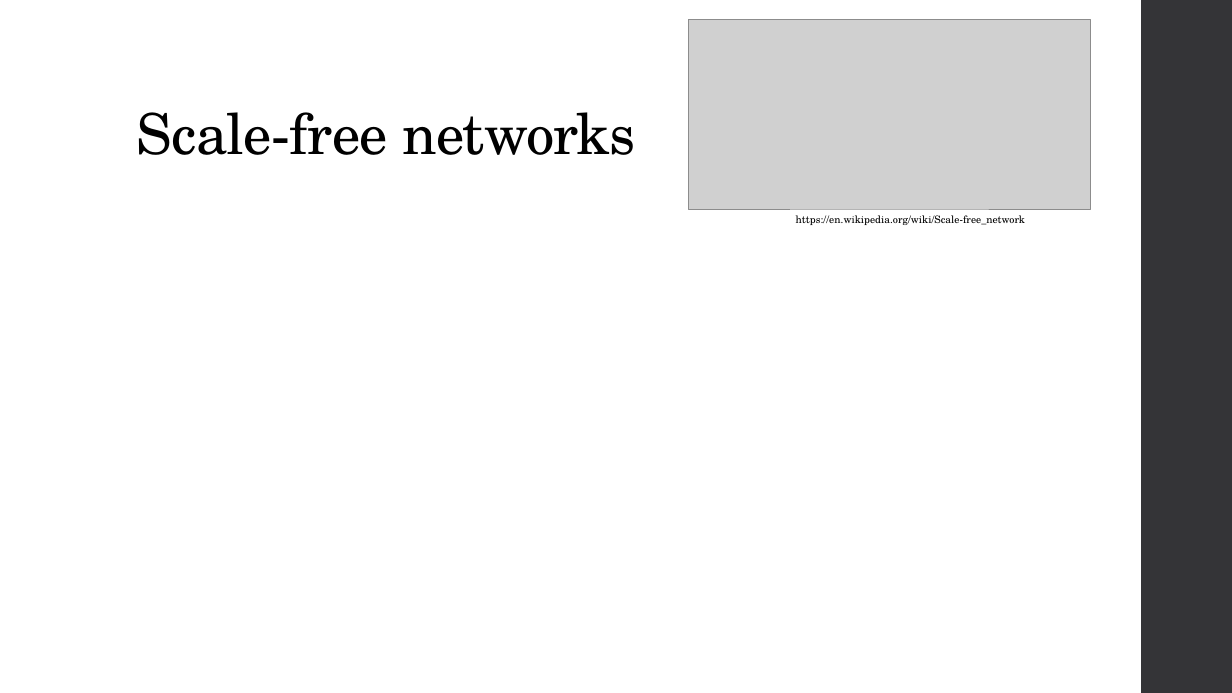
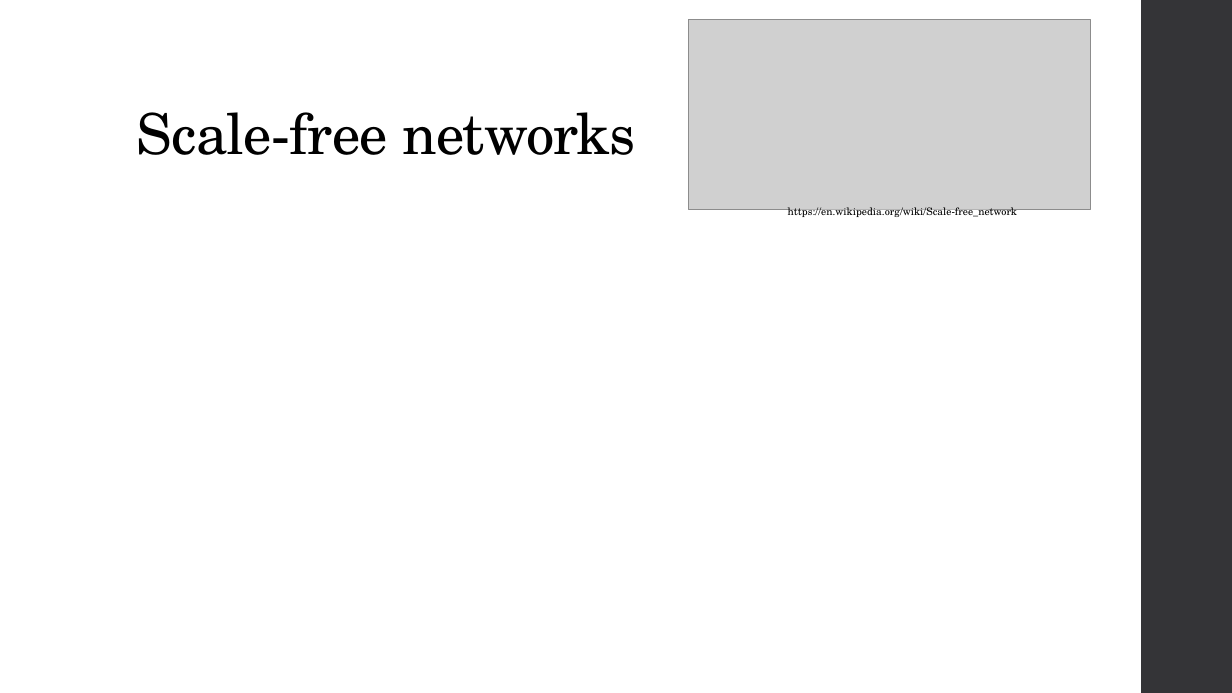
Before and after one commit to JefreyHildebrandt/UCF-Schoolwork, a slide deck: slide 6 of CAP6675 - Complex Adaptive Systems/EmergenceOfScalingPresentation/PresentationDraft2.pptx. Drawn at 1232x693 pixels with LibreOffice and Linux fonts; fonts in the diff are those of the drawing; grey boxes stand for pictures. Boxes give left, top, right and bottom in pixels: in the first picture for what was removed or moved away, otherwise in the second. Text is boxed around its words. In the diff, an @@ line names an element or a change of style, - is before the commit and + after.

```diff
--- a/CAP6675 - Complex Adaptive Systems/EmergenceOfScalingPresentation/PresentationDraft2.pptx
+++ b/CAP6675 - Complex Adaptive Systems/EmergenceOfScalingPresentation/PresentationDraft2.pptx
@@ text "https://en.wikipedia.org/wiki/Scale-free_network": place and size @@
-text "https://en.wikipedia.org/wiki/Scale-free_network" at [796,215,1025,225]
+text "https://en.wikipedia.org/wiki/Scale-free_network" at [788,207,1017,219]
```
Also in this commit, not shown: 10 other slides changed.
